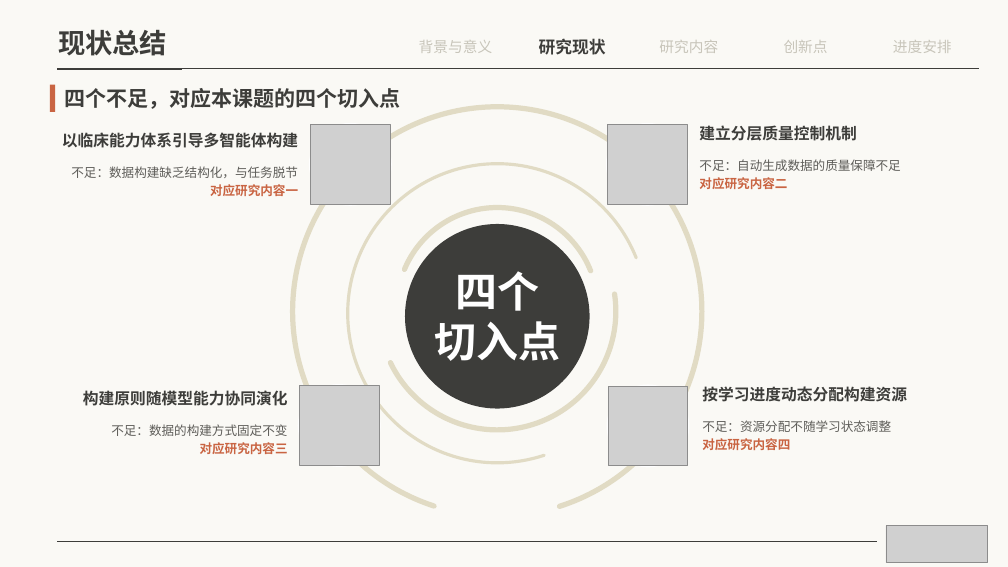
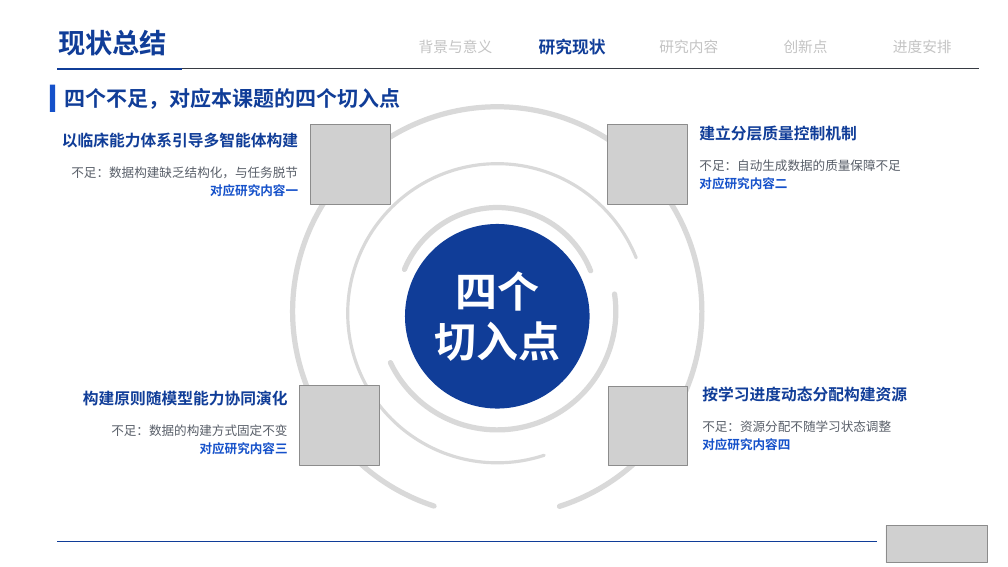
Before and after one commit to irving-2222/Graduation-Thesis, a slide deck: slide 11 of 开题答辩.pptx. Drawn at 1008x567 pixels with LibreOffice and Linux fonts; fonts in the diff are those of the drawing; grey boxes stand for pictures. Boxes give left, top, right and bottom in pixels: in the first picture for what was removed or moved away, otherwise in the second. Text is boxed around its words. In the diff, an @@ line names an element or a change of style, - is before the commit and + after.

```diff
--- a/开题答辩.pptx
+++ b/开题答辩.pptx
@@ background #FAF9F5 to #FFFFFF @@
@@ text "现状总结" at [58,29,167,56]: font TeX Gyre Schola to Arial, text colour #3D3D3A to #103D98 @@
@@ text colour #3D3D3A to #103D98 in 5 elements at [699,125,856,141], [702,386,907,402], [62,132,298,148], [83,390,288,406], [539,38,606,55] @@
@@ rectangle at [50,85,55,112]: fill #C96442 to #1551CA @@
@@ line (57, 69) - (979, 69): stroke #3D3D3A 0.5 pt to #373B43 0.5 pt @@
@@ line (57, 69) - (182, 69): stroke #3D3D3A 1.75 pt to #103D98 1.75 pt @@
@@ text "四个不足，对应本课题的四个切入点" at [64,88,401,109]: font TeX Gyre Schola to Arial, text colour #3D3D3A to #103D98 @@
@@ outline #E1DBC3 5 pt to #D9D9D9 5 pt in 3 elements at [293,107,702,516], [397,207,598,408], [335,149,660,474] @@
@@ text "不足：数据构建缺乏结构化，与任务脱节" at [71,166,298,196]: text colour #5E5D59 to #595F69 in "不足：数据构建缺乏结构化，与任务脱节"; text colour #C96442 to #1551CA in "对应研究内容一" @@
@@ arc (boxed as its full ellipse) at [348,163,647,463]: outline #E1DBC3 3 pt to #D9D9D9 3 pt @@
@@ text "不足：自动生成数据的质量保障不足" at [699,159,900,189]: text colour #5E5D59 to #595F69 in "不足：自动生成数据的质量保障不足"; text colour #C96442 to #1551CA in "对应研究内容二" @@
@@ ellipse at [405,224,590,408]: fill #3D3D3A to #103D98 @@
@@ text "四个" at [434,271,560,361]: font TeX Gyre Schola to Noto Sans CJK SC @@
@@ fill #E6CBBA to #D5E1F5 in 4 elements at [311,125,391,205], [299,386,380,466], [608,125,688,205], [608,386,688,467] @@
@@ text "不足：数据的构建方式固定不变" at [111,424,288,454]: text colour #5E5D59 to #595F69 in "不足：数据的构建方式固定不变"; text colour #C96442 to #1551CA in "对应研究内容三" @@
@@ text "不足：资源分配不随学习状态调整" at [702,420,891,450]: text colour #5E5D59 to #595F69 in "不足：资源分配不随学习状态调整"; text colour #C96442 to #1551CA in "对应研究内容四" @@
@@ line (57, 541) - (876, 541): stroke #3D3D3A 0.5 pt to #103D98 0.5 pt @@
```
Also in this commit, not shown: 21 other slides changed, 1 other file.
